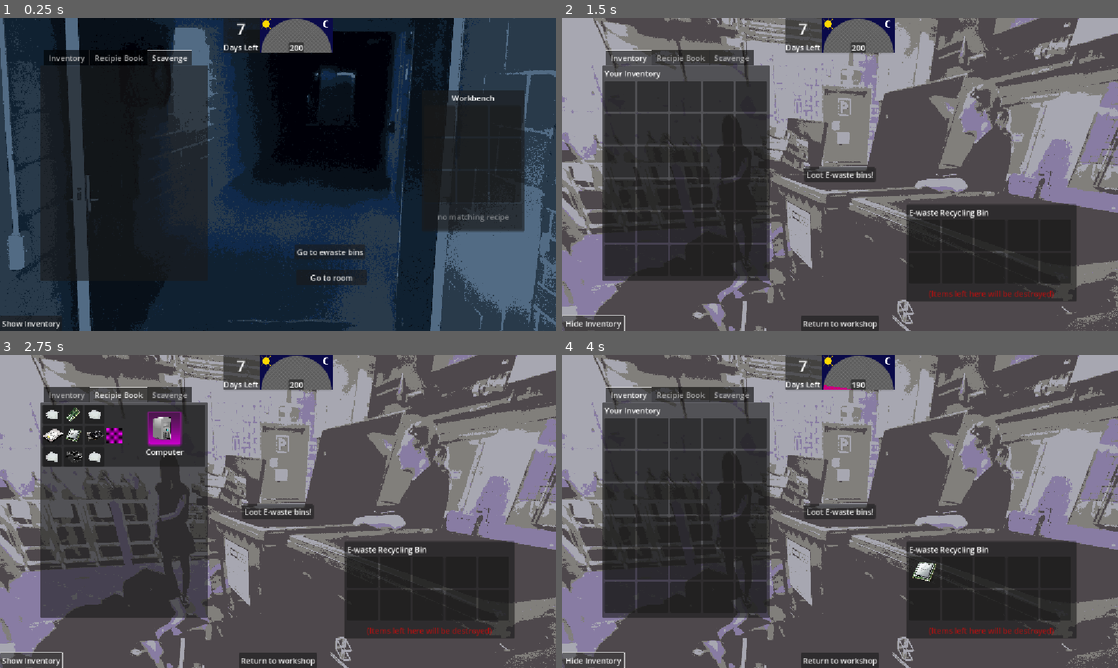
Above: before the commit, frames 1-4 (two rows, left to right).
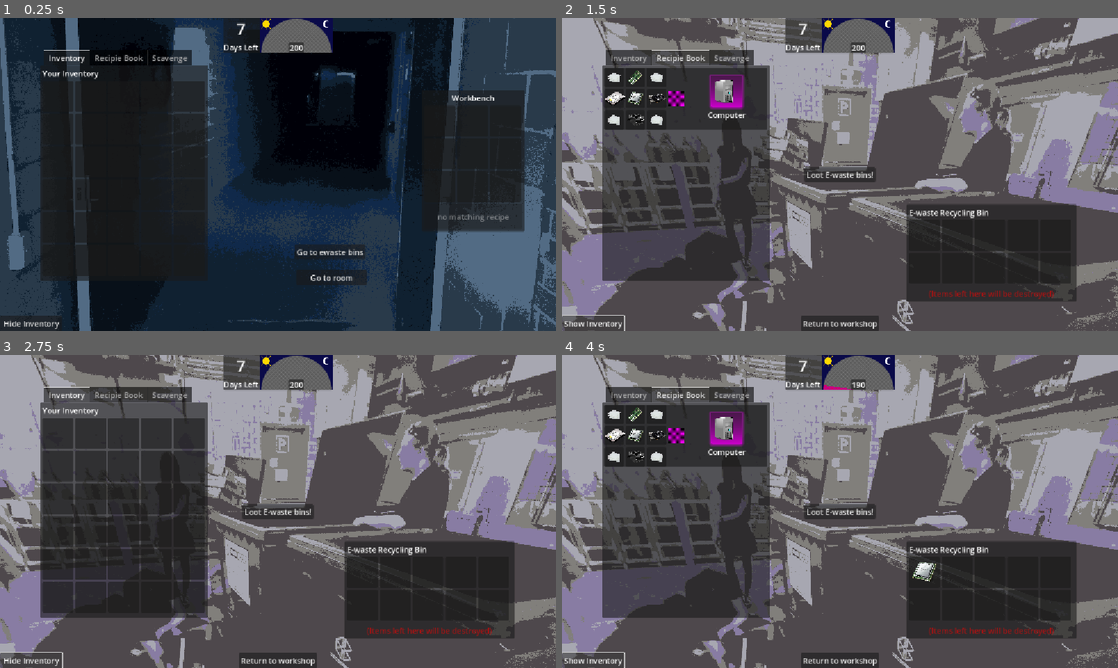
Above: after the commit, the same moments.

Repository: tabby-cat-nya/RustHacker
Game: Godot game, scene res://scenes/workshop.tscn
Two runs of this game, one before a commit and one after it. Both use one fixed random seed, a clock stepped at 60 frames per second and the inputs below. The engine's default icon, where the game draws it, is replaced by a stand-in: a white triangle on a blue panel in a dark square.
Inputs:
- Up to frame 1 (0.25 s): no input
- Up to frame 2 (1.5 s): click "Go to ewaste bins" at 0.5 s; click "Show Inventory" (after the commit: "Hide Inventory") at 1.25 s
- Up to frame 3 (2.75 s): click "Hide Inventory" (after the commit: "Show Inventory") at 2 s
- Up to frame 4 (4 s): click "Loot E-waste bins!" at 2.75 s; click "Show Inventory" (after the commit: "Hide Inventory") at 3.5 s

The runs differ from the first frame. In frame 1, 2.3% of the frame differs, in the area x 0-37%, y 10-100%; in frame 2, 10%; in frame 3, 10%; in frame 4, 10%.

Commit message:
scavenge book working, fixed issue with blocked slots

Diff:
--- a/crafting/recipe book/scavengeBook.gd
+++ b/crafting/recipe book/scavengeBook.gd
@@ -15,4 +15,8 @@
 	for scav in RecipeManager.scavenge_recipes:
 		# TODO: create an item slot with the scav recipie icon, bock dragging
 		# show details about scavenge results in tooltip?
+		var new_slot = load("res://inv_system/item_slot.tscn").instantiate() as ItemSlot
+		new_slot.item = scav.input
+		new_slot.block_taking = true
+		grid.add_child(new_slot)
 		pass
--- a/inv_system/player_inventory.tscn
+++ b/inv_system/player_inventory.tscn
@@ -71,10 +71,9 @@
 offset_top = 67.0
 offset_right = 431.0
 offset_bottom = 544.0
-current_tab = 2
+current_tab = 0
 
 [node name="Inventory" type="PanelContainer" parent="TabContainer" node_paths=PackedStringArray("grid", "inv_label")]
-visible = false
 layout_mode = 2
 theme_override_styles/panel = SubResource("StyleBoxFlat_2jtfh")
 script = ExtResource("2_hk4hx")
@@ -221,13 +220,31 @@
 size_flags_horizontal = 3
 size_flags_vertical = 3
 
-[node name="Scavenge" type="PanelContainer" parent="TabContainer"]
+[node name="Scavenge" type="PanelContainer" parent="TabContainer" node_paths=PackedStringArray("grid")]
+visible = false
 layout_mode = 2
 theme_override_styles/panel = SubResource("StyleBoxFlat_8qgtd")
 script = ExtResource("5_bdgfq")
+grid = NodePath("MarginContainer/VBoxContainer/GridContainer")
 metadata/_tab_index = 2
 
-[node name="GridContainer" type="GridContainer" parent="TabContainer/Scavenge"]
+[node name="MarginContainer" type="MarginContainer" parent="TabContainer/Scavenge"]
+layout_mode = 2
+theme_override_constants/margin_left = 5
+theme_override_constants/margin_top = 5
+theme_override_constants/margin_right = 5
+theme_override_constants/margin_bottom = 5
+
+[node name="VBoxContainer" type="VBoxContainer" parent="TabContainer/Scavenge/MarginContainer"]
+layout_mode = 2
+
+[node name="Label" type="Label" parent="TabContainer/Scavenge/MarginContainer/VBoxContainer"]
+layout_mode = 2
+text = "These items can be scavenged into other resources"
+horizontal_alignment = 1
+autowrap_mode = 2
+
+[node name="GridContainer" type="GridContainer" parent="TabContainer/Scavenge/MarginContainer/VBoxContainer"]
 layout_mode = 2
 columns = 5
 
--- a/mouseTweaks.gd
+++ b/mouseTweaks.gd
@@ -12,6 +12,8 @@
 # Called every frame. 'delta' is the elapsed time since the previous frame.
 func _process(delta: float) -> void:
 	if Input.is_action_pressed("quick_move") and hovered_slot:
+		if hovered_slot.block_taking:
+			return
 		# figure out what the "other" inventory is and move it
 		var current_inv : String = hovered_slot.type
 		var target_inv : Inventory
